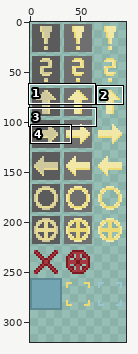
Two versions of one sprite sheet, assets/map_tools.png. The picture above shows the old version from afar; the outline marks the close-up.
Close-up. Before the commit:
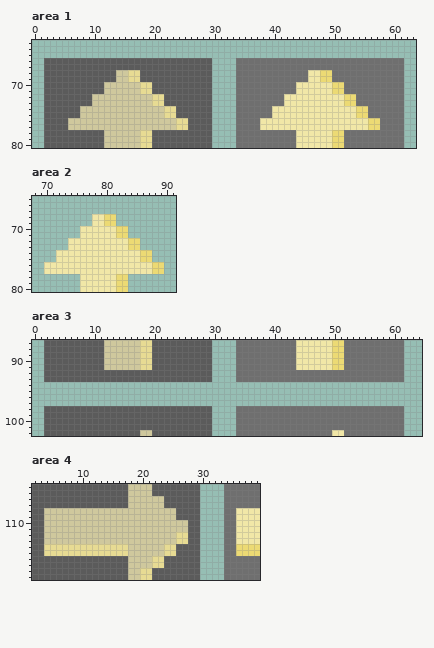
The file is 96x288 pixels. Shown: area 1: x 0..63, y 63..80; area 2: x 68..91, y 65..80; area 3: x 0..64, y 87..102; area 4: x 2..39, y 104..119. The old version is drawn lined up with the new one, on the new canvas. The commit also changed other parts of the picture, which this record leaves out.
After:
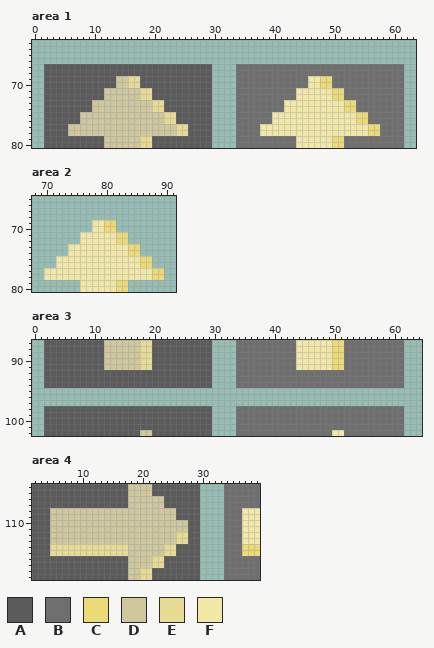
Palette (. is transparent): A #5b5b5b  B #6f6f6f  C #ecda74  D #cfc89d  E #e7db93  F #f1e7a7
Difference:
canvas 96x288 -> 96x320
--- area 1
@@ x 0..63 @@
 65 ................................................................
-66 ..AAAAAAAAAAAAAAAAAAAAAAAAAAAA....BBBBBBBBBBBBBBBBBBBBBBBBBBBB..
+66 ................................................................
 67 ..AAAAAAAAAAAAAAAAAAAAAAAAAAAA....BBBBBBBBBBBBBBBBBBBBBBBBBBBB..
-68 ..AAAAAAAAAAAADDEEAAAAAAAAAAAA....BBBBBBBBBBBBFFCCBBBBBBBBBBBB..
+68 ..AAAAAAAAAAAAAAAAAAAAAAAAAAAA....BBBBBBBBBBBBBBBBBBBBBBBBBBBB..
 69 ..AAAAAAAAAAAADDEEAAAAAAAAAAAA....BBBBBBBBBBBBFFCCBBBBBBBBBBBB..
-70 ..AAAAAAAAAADDDDDDEEAAAAAAAAAA....BBBBBBBBBBFFFFFFCCBBBBBBBBBB..
+70 ..AAAAAAAAAAAADDEEAAAAAAAAAAAA....BBBBBBBBBBBBFFCCBBBBBBBBBBBB..
 71 ..AAAAAAAAAADDDDDDEEAAAAAAAAAA....BBBBBBBBBBFFFFFFCCBBBBBBBBBB..
-72 ..AAAAAAAADDDDDDDDDDEEAAAAAAAA....BBBBBBBBFFFFFFFFFFCCBBBBBBBB..
+72 ..AAAAAAAAAADDDDDDEEAAAAAAAAAA....BBBBBBBBBBFFFFFFCCBBBBBBBBBB..
 73 ..AAAAAAAADDDDDDDDDDEEAAAAAAAA....BBBBBBBBFFFFFFFFFFCCBBBBBBBB..
-74 ..AAAAAADDDDDDDDDDDDDDEEAAAAAA....BBBBBBFFFFFFFFFFFFFFCCBBBBBB..
+74 ..AAAAAAAADDDDDDDDDDEEAAAAAAAA....BBBBBBBBFFFFFFFFFFCCBBBBBBBB..
 75 ..AAAAAADDDDDDDDDDDDDDEEAAAAAA....BBBBBBFFFFFFFFFFFFFFCCBBBBBB..
-76 ..AAAADDDDDDDDDDDDDDDDDDEEAAAA....BBBBFFFFFFFFFFFFFFFFFFCCBBBB..
+76 ..AAAAAADDDDDDDDDDDDDDEEAAAAAA....BBBBBBFFFFFFFFFFFFFFCCBBBBBB..
 77 ..AAAADDDDDDDDDDDDDDDDDDEEAAAA....BBBBFFFFFFFFFFFFFFFFFFCCBBBB..
-78 ..AAAAAAAAAADDDDDDEEAAAAAAAAAA....BBBBBBBBBBFFFFFFCCBBBBBBBBBB..
+78 ..AAAADDDDDDDDDDDDDDDDDDEEAAAA....BBBBFFFFFFFFFFFFFFFFFFCCBBBB..
 79 ..AAAAAAAAAADDDDDDEEAAAAAAAAAA....BBBBBBBBBBFFFFFFCCBBBBBBBBBB..
--- area 2
@@ x 68..91 @@
 67 ........................
-68 ..........FFCC..........
+68 ........................
 69 ..........FFCC..........
-70 ........FFFFFFCC........
+70 ..........FFCC..........
 71 ........FFFFFFCC........
-72 ......FFFFFFFFFFCC......
+72 ........FFFFFFCC........
 73 ......FFFFFFFFFFCC......
-74 ....FFFFFFFFFFFFFFCC....
+74 ......FFFFFFFFFFCC......
 75 ....FFFFFFFFFFFFFFCC....
-76 ..FFFFFFFFFFFFFFFFFFCC..
+76 ....FFFFFFFFFFFFFFCC....
 77 ..FFFFFFFFFFFFFFFFFFCC..
-78 ........FFFFFFCC........
+78 ..FFFFFFFFFFFFFFFFFFCC..
 79 ........FFFFFFCC........
--- area 3
@@ x 0..64 @@
  93 ..AAAAAAAAAAAAAAAAAAAAAAAAAAAA....BBBBBBBBBBBBBBBBBBBBBBBBBBBB...
- 94 .................................................................
+ 94 ..AAAAAAAAAAAAAAAAAAAAAAAAAAAA....BBBBBBBBBBBBBBBBBBBBBBBBBBBB...
  95 .................................................................
--- area 4
@@ x 2..39 @@
 107 AAAAAAAAAAAAAAAADDDDDDAAAAAA....BBBBBB
-108 AADDDDDDDDDDDDDDDDDDDDDDAAAA....BBFFFF
-109 AADDDDDDDDDDDDDDDDDDDDDDAAAA....BBFFFF
-110 AADDDDDDDDDDDDDDDDDDDDDDDDAA....BBFFFF
-111 AADDDDDDDDDDDDDDDDDDDDDDDDAA....BBFFFF
-112 AADDDDDDDDDDDDDDDDDDDDDDEEAA....BBFFFF
-113 AADDDDDDDDDDDDDDDDDDDDDDEEAA....BBFFFF
-114 AAEEEEEEEEEEEEEEDDDDDDEEAAAA....BBCCCC
-115 AAEEEEEEEEEEEEEEDDDDDDEEAAAA....BBCCCC
+108 AAADDDDDDDDDDDDDDDDDDDDDAAAA....BBBFFF
+109 AAADDDDDDDDDDDDDDDDDDDDDAAAA....BBBFFF
+110 AAADDDDDDDDDDDDDDDDDDDDDDDAA....BBBFFF
+111 AAADDDDDDDDDDDDDDDDDDDDDDDAA....BBBFFF
+112 AAADDDDDDDDDDDDDDDDDDDDDEEAA....BBBFFF
+113 AAADDDDDDDDDDDDDDDDDDDDDEEAA....BBBFFF
+114 AAAEEEEEEEEEEEEEDDDDDDEEAAAA....BBBCCC
+115 AAAEEEEEEEEEEEEEDDDDDDEEAAAA....BBBCCC
 116 AAAAAAAAAAAAAAAADDDDEEAAAAAA....BBBBBB
